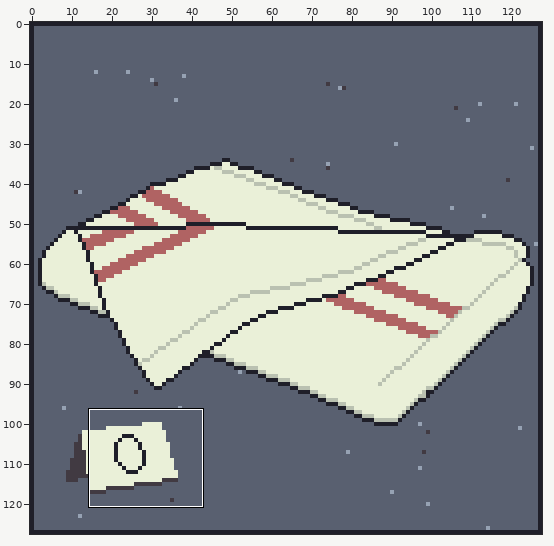
Pixel-art file: assets/clue-items/big-towel.aseprite. Above: a wide view before the commit, with the close-up outlined.
Close-up. Before the commit:
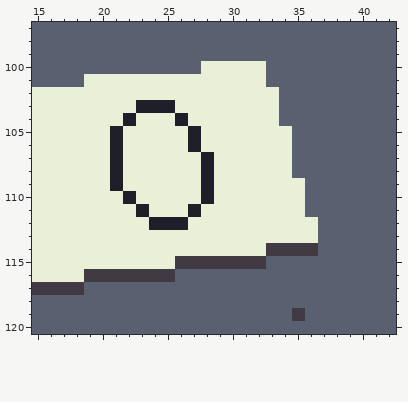
128x128 pixels, 1 frame. Shown: x 15..42, y 97..120.
Now the later version:
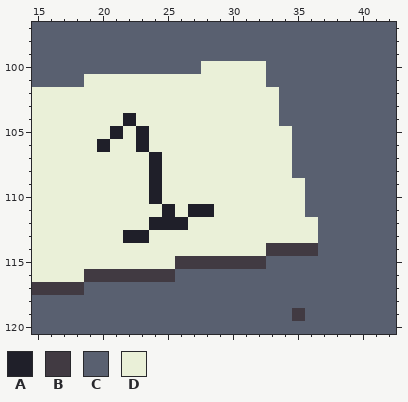
Palette (. is transparent): A #1f1f29  B #413a42  C #596070  D #eaf0d8
The exact change:
--- layer "Layer 3"
@@ x 18..30 @@
 102 DDDDDDDDDDDDD
-103 DDDDDAAADDDDD
-104 DDDDADDDADDDD
-105 DDDADDDDDADDD
-106 DDDADDDDDADDD
-107 DDDADDDDDDADD
-108 DDDADDDDDDADD
-109 DDDADDDDDDADD
-110 DDDDADDDDDADD
-111 DDDDDADDDADDD
+103 DDDDDDDDDDDDD
+104 DDDDADDDDDDDD
+105 DDDADADDDDDDD
+106 DDADDADDDDDDD
+107 DDDDDDADDDDDD
+108 DDDDDDADDDDDD
+109 DDDDDDADDDDDD
+110 DDDDDDADDDDDD
+111 DDDDDDDADAADD
 112 DDDDDDAAADDDD
-113 DDDDDDDDDDDDD
+113 DDDDAADDDDDDD
 114 DDDDDDDDDDDDD
Changed places in both close-ups, as pixel boxes (x1, y1, x2, y2):
changed: (97, 100, 214, 243)
